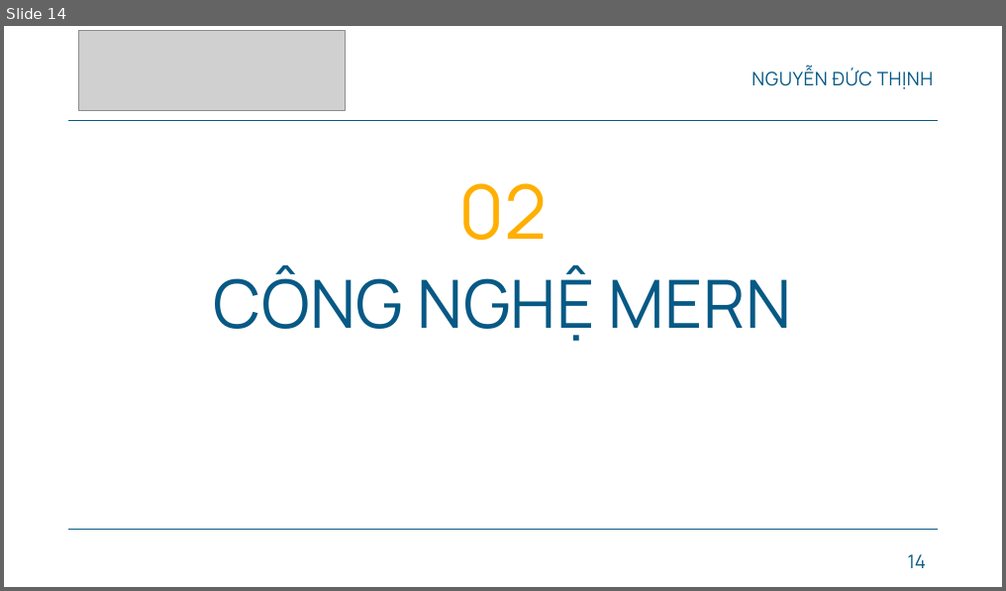
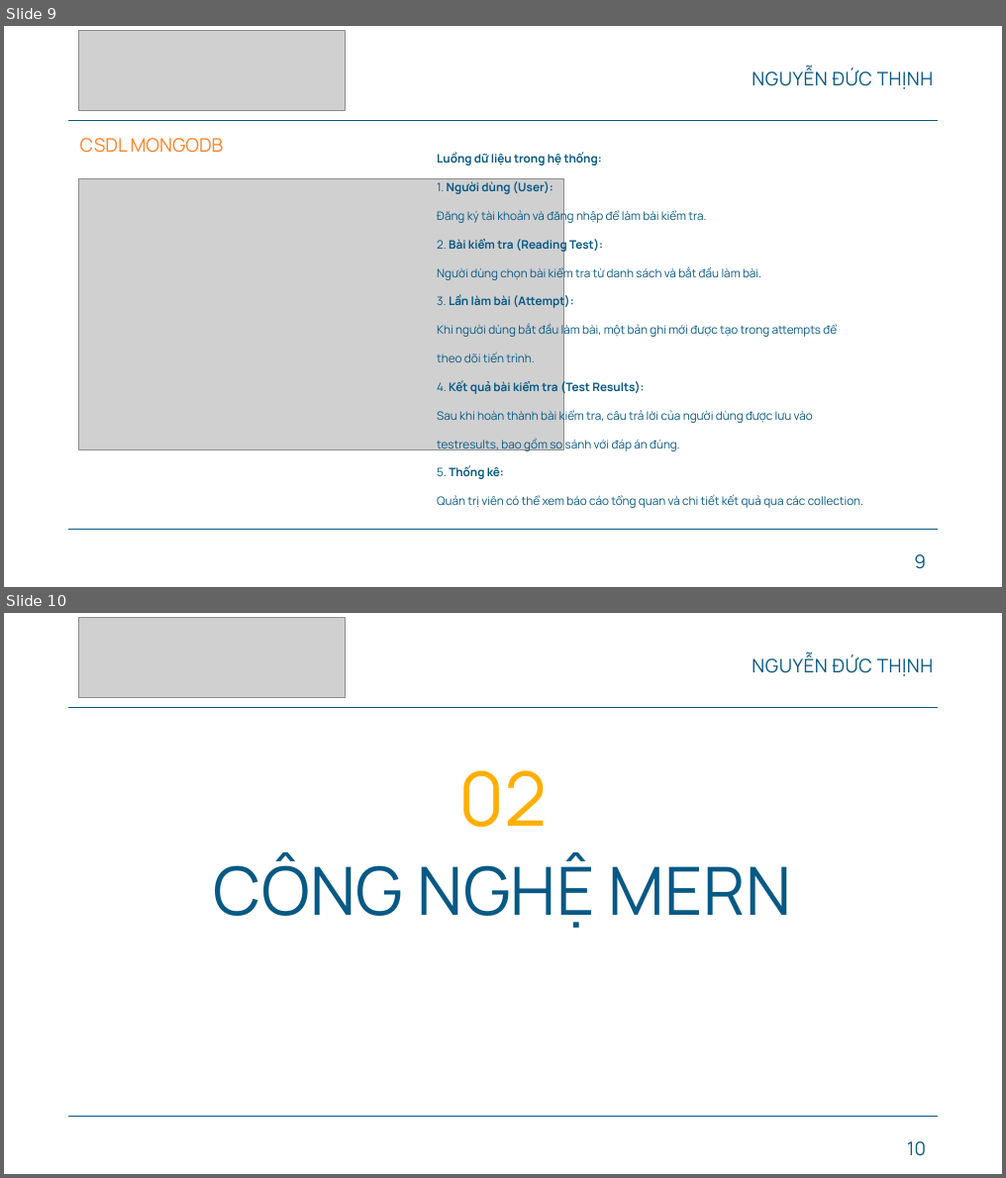
Before and after one commit to Ducthinh1501/CN-DA21TTB-NGUYENDUCTHINH-MONGODB-READINGTESTS, a slide deck: thesis/CN-SLIDE-BAOCAO.pptx. Shown one above the other, each under a label of ours: slide 14 before the commit, slides 9 and 10 after it. The pictures are 1006x591 and 1006x1178 pixels, drawn with LibreOffice and Linux fonts; fonts in the diff are those of the drawing; grey boxes stand for pictures; background and template pictures are left out. Boxes give left, top, right and bottom in pixels: in the first picture for what was removed or moved away, otherwise in the second. Text is boxed around its words. In the diff, an @@ line names an element or a change of style, - is before the commit and + after.

```diff
--- a/thesis/CN-SLIDE-BAOCAO.pptx
+++ b/thesis/CN-SLIDE-BAOCAO.pptx
@@ slide 9 added at (4,26,1002,587), background #FFFFFF; not listed: 2 template elements that a slide beside it also shows @@
@@ picture added at (79,30,346,110) @@
@@ title added at (751,69,934,89), 18 pt, text #075985 @@
+NGUYỄN ĐỨC THỊNH
@@ text added at (80,138,224,153), 18 pt, text #FF8225 @@
+CSDL MONGODB
@@ text added at (437,152,863,508), 11.2 pt, text #075985 @@
+Luồng dữ liệu trong hệ thống:
+1. Người dùng (User):
+Đăng ký tài khoản và đăng nhập để làm bài kiểm tra.
+2. Bài kiểm tra (Reading Test):
+Người dùng chọn bài kiểm tra từ danh sách và bắt đầu làm bài.
+3. Lần làm bài (Attempt):
+Khi người dùng bắt đầu làm bài, một bản ghi mới được tạo trong attempts để
+theo dõi tiến trình.
+4. Kết quả bài kiểm tra (Test Results):
+Sau khi hoàn thành bài kiểm tra, câu trả lời của người dùng được lưu vào
+testresults, bao gồm so sánh với đáp án đúng.
+5. Thống kê:
+Quản trị viên có thể xem báo cáo tổng quan và chi tiết kết quả qua các collection.
@@ picture added at (79,178,564,451) @@
@@ page number added at (914,555,926,570), 18 pt, text #075985 @@
+9
@@ what was slide 14 is now slide 10 @@
@@ page number at (907,1142,926,1157): text changed @@
-14
+10
```
Also in this commit, not shown: 4 slides changed, 3 other slides added, 8 slides removed, 12 other files.
